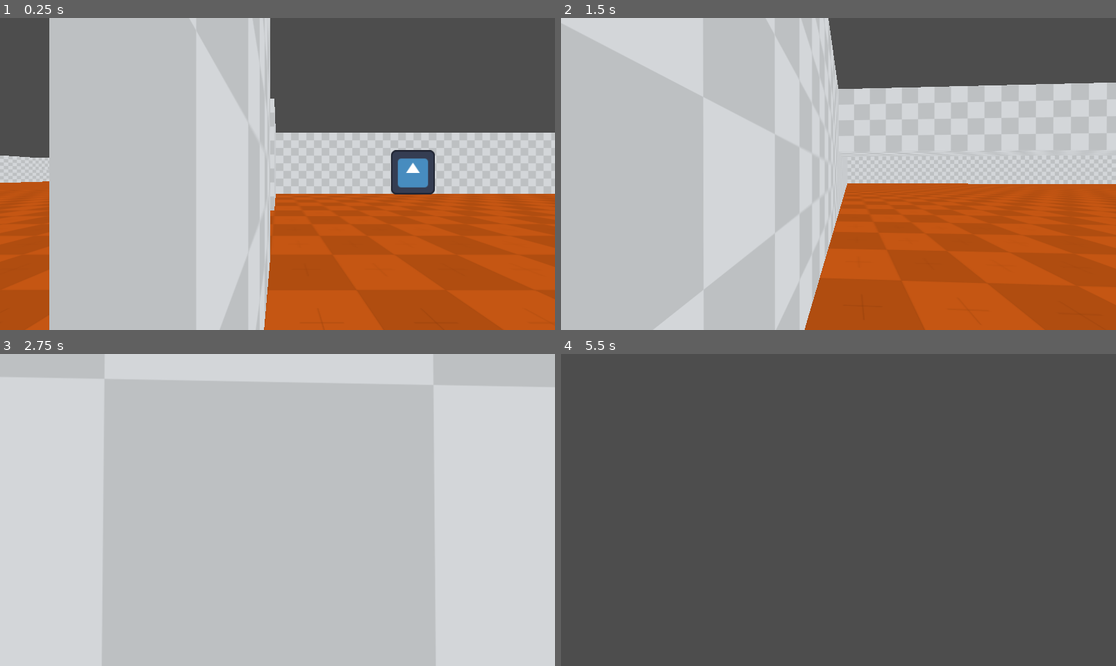
Above: before the commit, frames 1-4 (two rows, left to right).
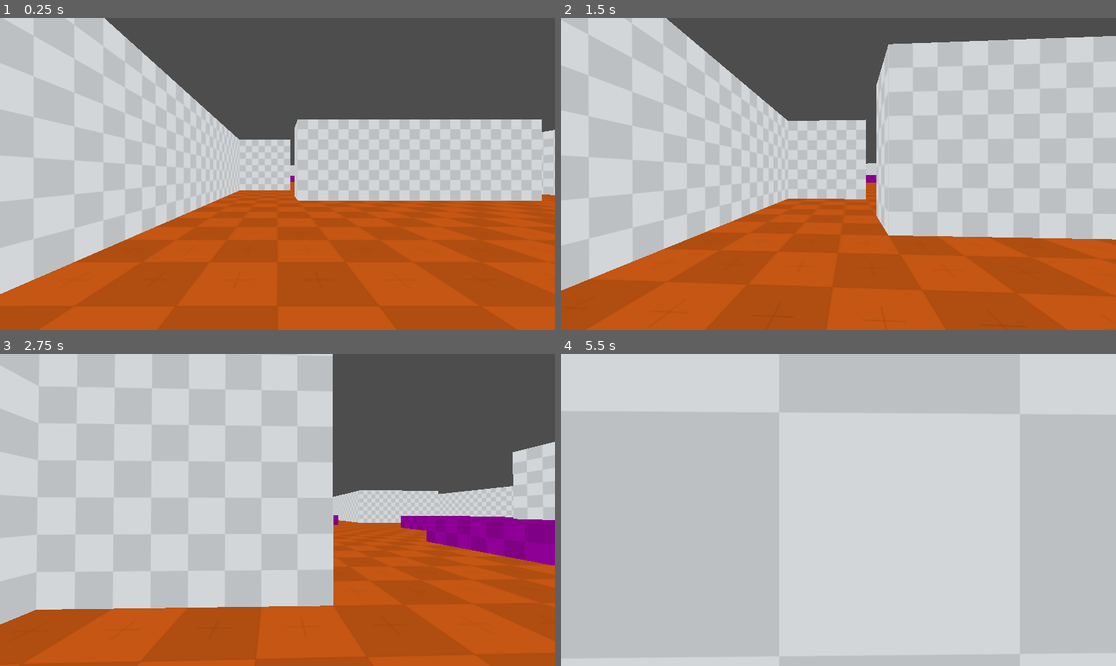
Above: after the commit, the same moments.

Repository: dr9in9an9/Escape-JCole-Game
Game: Godot game, scene res://entry_point.tscn
The game is run twice, just before and just after one commit, with the same random seed, the same clock (stepped at 60 frames per second) and the same inputs. Before the commit the project starts from res://Level.tscn. The engine's default icon, where the game draws it, is replaced by a stand-in: a white triangle on a blue panel in a dark square.
Inputs (mouse positions are in pixels of both pictures, inside the frame that each line leads up to):
- Up to frame 1 (0.25 s): no input
- Up to frame 2 (1.5 s): move the mouse to (866, 174) at 0.52 s; hold W (forward) from 0.53 s (still down); move the mouse to (810, 174) at 1.27 s
- Up to frame 3 (2.75 s): keep holding W (forward); move the mouse to (288, 503) at 2.02 s
- Up to frame 4 (5.5 s): keep holding W (forward); move the mouse to (832, 516) at 2.77 s; move the mouse to (877, 513) at 3.52 s; move the mouse to (794, 506) at 4.27 s; move the mouse to (844, 510) at 5.02 s

The runs differ from the first frame. In frame 1, 31% of the frame differs, in the area x 0-100%, y 0-100%; in frame 2, 35%; in frame 3, 46%; in frame 4, 100%.

Commit message:
mock up map.

Diff:
--- a/Level.tscn
+++ b/Level.tscn
@@ -13,37 +13,103 @@
 [node name="Walls" type="Node3D" parent="." unique_id=1243471045]
 
 [node name="stWhite" parent="Walls" unique_id=309916437 instance=ExtResource("2_t7iv1")]
-transform = Transform3D(1, 0, 0, 0, 2, 0, 0, 0, 5, 8.5, 1, -0.5)
+transform = Transform3D(1, 0, 0, 0, 2, 0, 0, 0, 5, 12.5, 1, -0.5)
 
-[node name="stWhite8" parent="Walls" unique_id=222382874 instance=ExtResource("2_t7iv1")]
-transform = Transform3D(1, 0, 0, 0, 2, 0, 0, 0, 5, 8.5, 1, 6.5)
+[node name="stWhite21" parent="Walls" unique_id=222382874 instance=ExtResource("2_t7iv1")]
+transform = Transform3D(1, 0, 0, 0, 2, 0, 0, 0, 5, 12.5, 1, -15.5)
+
+[node name="stWhite16" parent="Walls" unique_id=799826870 instance=ExtResource("2_t7iv1")]
+transform = Transform3D(1, 0, 0, 0, 2, 0, 0, 0, 7, -8.5, 1, -2.5)
+
+[node name="stWhite23" parent="Walls" unique_id=371590405 instance=ExtResource("2_t7iv1")]
+transform = Transform3D(1, 0, 0, 0, 2, 0, 0, 0, 8, -4.5, 1, -20)
+
+[node name="stWhite8" parent="Walls" unique_id=1465167408 instance=ExtResource("2_t7iv1")]
+transform = Transform3D(1, 0, 0, 0, 2, 0, 0, 0, 5, 12.5, 1, 6.5)
+
+[node name="stWhite10" parent="Walls" unique_id=655361222 instance=ExtResource("2_t7iv1")]
+transform = Transform3D(1, 0, 0, 0, 2, 0, 0, 0, 5, 15.5, 1, 1.5)
+
+[node name="stWhite15" parent="Walls" unique_id=175940052 instance=ExtResource("2_t7iv1")]
+transform = Transform3D(1, 0, 0, 0, 2, 0, 0, 0, 3, 4.5, 1, -5.5)
+
+[node name="stWhite26" parent="Walls" unique_id=1455733595 instance=ExtResource("2_t7iv1")]
+transform = Transform3D(1, 0, 0, 0, 2, 0, 0, 0, 3, -9.5, 1, -14.5)
+
+[node name="stWhite22" parent="Walls" unique_id=163455322 instance=ExtResource("2_t7iv1")]
+transform = Transform3D(1, 0, 0, 0, 2, 0, 0, 0, 3, 12.5, 1, -22.5)
+
+[node name="stWhite9" parent="Walls" unique_id=1721577962 instance=ExtResource("2_t7iv1")]
+transform = Transform3D(1, 0, 0, 0, 2, 0, 0, 0, 10, 4.5, 1, 4)
+
+[node name="stWhite18" parent="Walls" unique_id=37905593 instance=ExtResource("2_t7iv1")]
+transform = Transform3D(1, 0, 0, 0, 2, 0, 0, 0, 10, 4.5, 1, -15)
+
+[node name="stWhite11" parent="Walls" unique_id=1942855945 instance=ExtResource("2_t7iv1")]
+transform = Transform3D(5, 0, 0, 0, 2, 0, 0, 0, 1, 9.5, 1, 1.5)
+
+[node name="stWhite24" parent="Walls" unique_id=2049532727 instance=ExtResource("2_t7iv1")]
+transform = Transform3D(7, 0, 0, 0, 2, 0, 0, 0, 1, 0.5, 1, -16.5)
+
+[node name="stWhite19" parent="Walls" unique_id=2073103720 instance=ExtResource("2_t7iv1")]
+transform = Transform3D(5, 0, 0, 0, 2, 0, 0, 0, 1, -6.5, 1, -15.5)
+
+[node name="stWhite20" parent="Walls" unique_id=1495757877 instance=ExtResource("2_t7iv1")]
+transform = Transform3D(5, 0, 0, 0, 2, 0, 0, 0, 1, 14.5, 1, -12.5)
+
+[node name="stWhite13" parent="Walls" unique_id=1074505922 instance=ExtResource("2_t7iv1")]
+transform = Transform3D(5, 0, 0, 0, 2, 0, 0, 0, 1, 15.5, 1, 6.5)
+
+[node name="stWhite12" parent="Walls" unique_id=2050844483 instance=ExtResource("2_t7iv1")]
+transform = Transform3D(3, 0, 0, 0, 2, 0, 0, 0, 1, 5.5, 1, -1.5)
 
 [node name="stWhite2" parent="Walls" unique_id=986547250 instance=ExtResource("2_t7iv1")]
 transform = Transform3D(30, 0, 0, 0, 2, 0, 0, 0, 1, 4, 1, 9.5)
 
 [node name="stWhite6" parent="Walls" unique_id=1079384827 instance=ExtResource("2_t7iv1")]
-transform = Transform3D(10, 0, 0, 0, 2, 0, 0, 0, 1, 14, 1, -1.5)
+transform = Transform3D(7, 0, 0, 0, 2, 0, 0, 0, 1, 15.5, 1, -3.5)
 
 [node name="stWhite5" parent="Walls" unique_id=307880289 instance=ExtResource("2_t7iv1")]
-transform = Transform3D(30, 0, 0, 0, 2, 0, 0, 0, 1, 4, 1, -21.5)
+transform = Transform3D(30, 0, 0, 0, 2, 0, 0, 0, 1, 4, 1, -24.5)
 
 [node name="stWhite7" parent="Walls" unique_id=416908406 instance=ExtResource("2_t7iv1")]
-transform = Transform3D(30, 0, 0, 0, 1, 0, 0, 0, 1, 4, 1.5, -11.5)
+transform = Transform3D(15, 0, 0, 0, 2, 0, 0, 0, 1, -3.5, 1, 4.5)
+
+[node name="stWhite17" parent="Walls" unique_id=1933224342 instance=ExtResource("2_t7iv1")]
+transform = Transform3D(16, 0, 0, 0, 2, 0, 0, 0, 1, -3, 1, -9.5)
+
+[node name="stWhite14" parent="Walls" unique_id=1537758407 instance=ExtResource("2_t7iv1")]
+transform = Transform3D(13, 0, 0, 0, 2, 0, 0, 0, 1, -2.5, 1, -6.5)
+
+[node name="stWhite25" parent="Walls" unique_id=434688331 instance=ExtResource("2_t7iv1")]
+transform = Transform3D(13, 0, 0, 0, 2, 0, 0, 0, 1, -2.5, 1, -12.5)
 
 [node name="stWhite3" parent="Walls" unique_id=1489008041 instance=ExtResource("2_t7iv1")]
-transform = Transform3D(1, 0, 0, 0, 2, 0, 0, 0, 30, 19.5, 1, -6)
+transform = Transform3D(1, 0, 0, 0, 2, 0, 0, 0, 33, 19.5, 1, -7.5)
 
 [node name="stWhite4" parent="Walls" unique_id=2092938280 instance=ExtResource("2_t7iv1")]
 transform = Transform3D(1, 0, 0, 0, 2, 0, 0, 0, 30, -11.5, 1, -6)
 
 [node name="btOrange" parent="Walls" unique_id=804777467 instance=ExtResource("3_q4iis")]
-transform = Transform3D(30, 0, 0, 0, 1, 0, 0, 0, 30, 4, -0.5, -6)
+transform = Transform3D(30, 0, 0, 0, 1, 0, 0, 0, 33, 4, -0.5, -7.5)
 
 [node name="stPurple" parent="Walls" unique_id=63961144 instance=ExtResource("4_m3clv")]
-transform = Transform3D(0.5, 0, 0, 0, 0.5, 0, 0, 0, 0.5, 0, 0.5, -0.5)
+transform = Transform3D(5, 0, 0, 0, 0.5, 0, 0, 0, 3, -2.5, 0.25, -1.5)
+
+[node name="stPurple4" parent="Walls" unique_id=1186571403 instance=ExtResource("4_m3clv")]
+transform = Transform3D(5, 0, 0, 0, 0.5, 0, 0, 0, 2, 7.5, 0.25, -11)
+
+[node name="stPurple2" parent="Walls" unique_id=167740259 instance=ExtResource("4_m3clv")]
+transform = Transform3D(2, 0, 0, 0, 0.5, 0, 0, 0, 2, 11, 0.25, -3)
+
+[node name="stPurple3" parent="Walls" unique_id=280122920 instance=ExtResource("4_m3clv")]
+transform = Transform3D(2, 0, 0, 0, 0.5, 0, 0, 0, 4, 13, 0.25, -6)
+
+[node name="stPurple5" parent="Walls" unique_id=1277024426 instance=ExtResource("4_m3clv")]
+transform = Transform3D(1, 0, 0, 0, 0.5, 0, 0, 0, 3, 16.5, 0.25, 1.5)
 
 [node name="Player" parent="." unique_id=413613813 instance=ExtResource("3_2nifc")]
-transform = Transform3D(1, 0, 0, 0, 1, 0, 0, 0, 1, 14, 0, 7)
+transform = Transform3D(1, 0, 0, 0, 1, 0, 0, 0, 1, 6.5, 0, 7)
 
 [node name="JCole" parent="." unique_id=883560597 instance=ExtResource("6_m3clv")]
 transform = Transform3D(1, 0, 0, 0, 1, 0, 0, 0, 1, 13, 0, 3)
--- a/project.godot
+++ b/project.godot
@@ -11,7 +11,7 @@
 [application]
 
 config/name="EscapeJCole"
-run/main_scene="uid://bnjch4oqqe6bs"
+run/main_scene="uid://rpoioax41jxk"
 config/features=PackedStringArray("4.6", "Forward Plus")
 config/icon="res://icon.svg"
 
